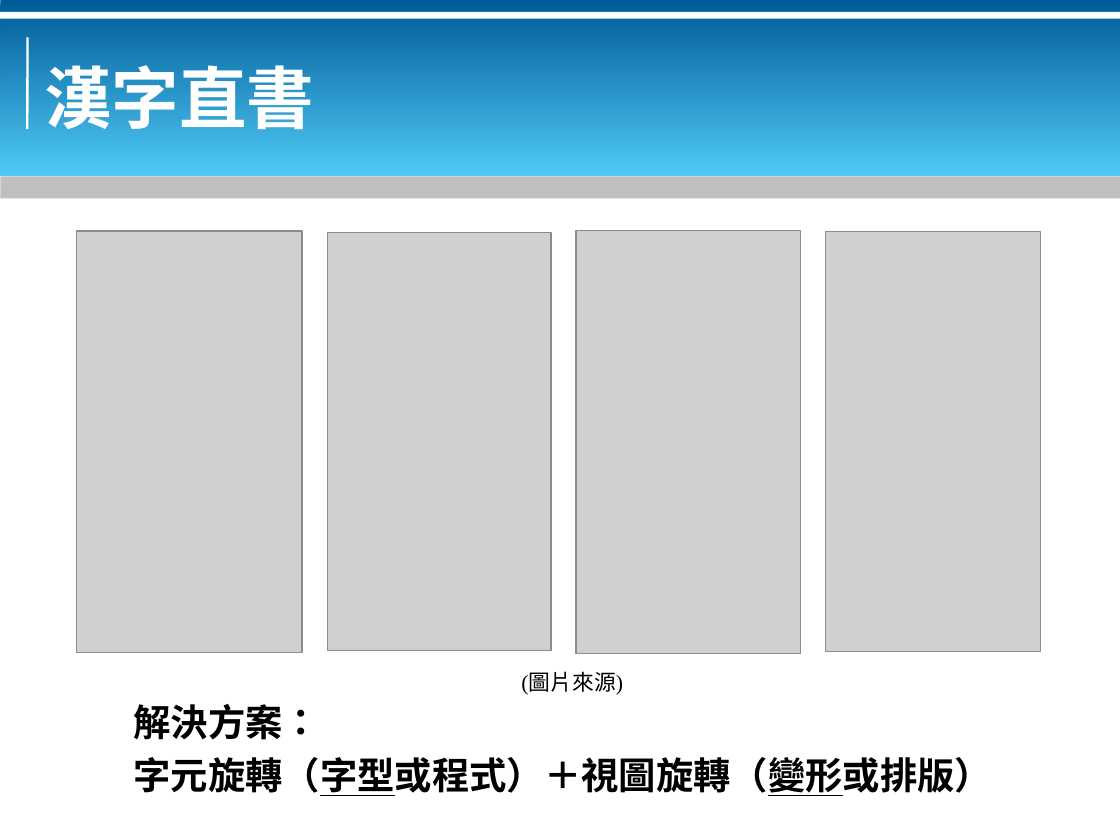
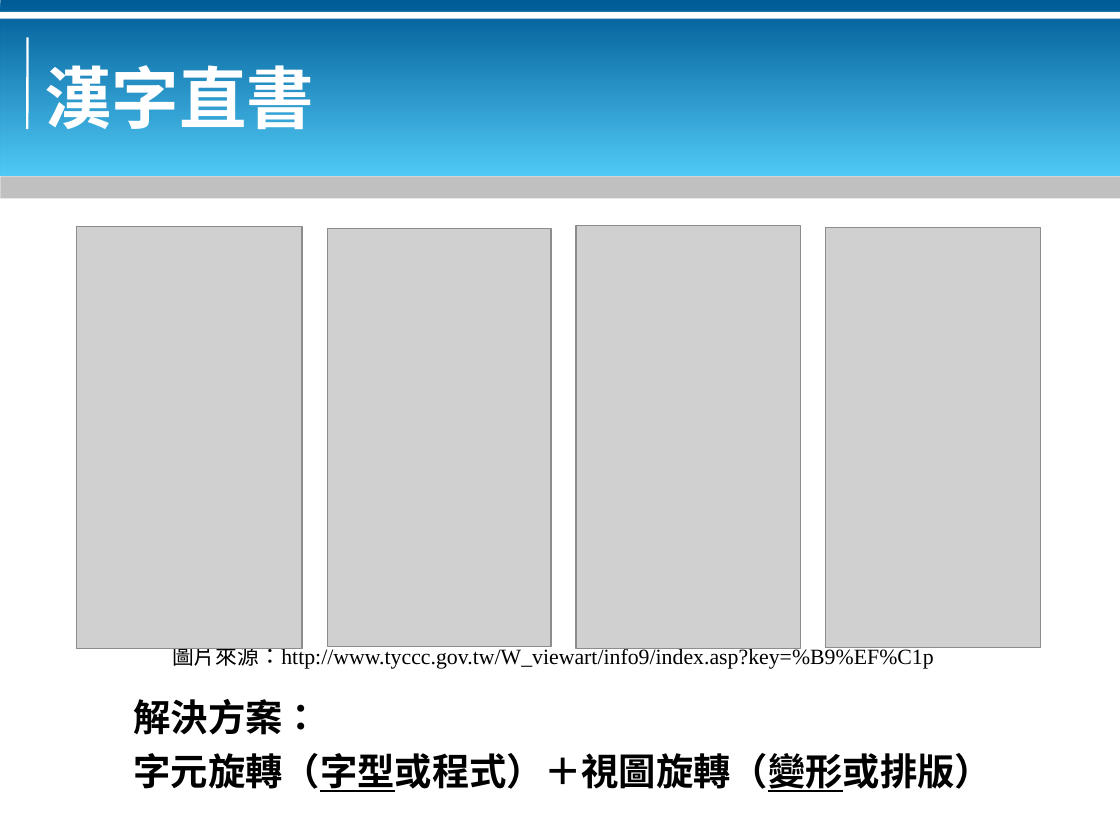
Before and after one commit to bluebat/.presentations, a slide deck: slide 2 of making-p-font-with-fontforge.odp. Drawn at 1120x840 pixels with LibreOffice and Linux fonts; fonts in the diff are those of the drawing; grey boxes stand for pictures; background and template pictures are left out. Boxes give left, top, right and bottom in pixels: in the first picture for what was removed or moved away, otherwise in the second. Text is boxed around its words. In the diff, an @@ line names an element or a change of style, - is before the commit and + after.

```diff
--- a/making-p-font-with-fontforge.odp
+++ b/making-p-font-with-fontforge.odp
@@ text at <box>172,642,934,669</box>: text changed @@
-(圖片來源)
+圖片來源：http://www.tyccc.gov.tw/W_viewart/info9/index.asp?key=%B9%EF%C1p
@@ 4 pictures, 1 text: place and size @@
-4 pictures, 1 text at <box>76,231,1040,796</box>
+4 pictures, 1 text at <box>76,226,1040,792</box>
```
Also in this commit, not shown: 3 other slides changed, 6 other files.
